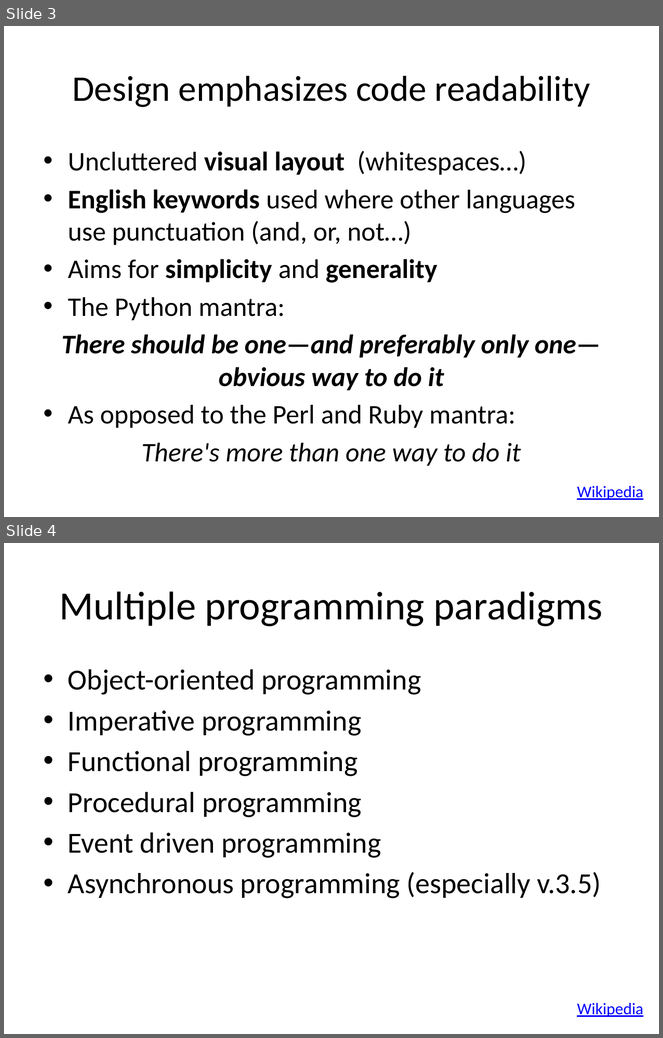
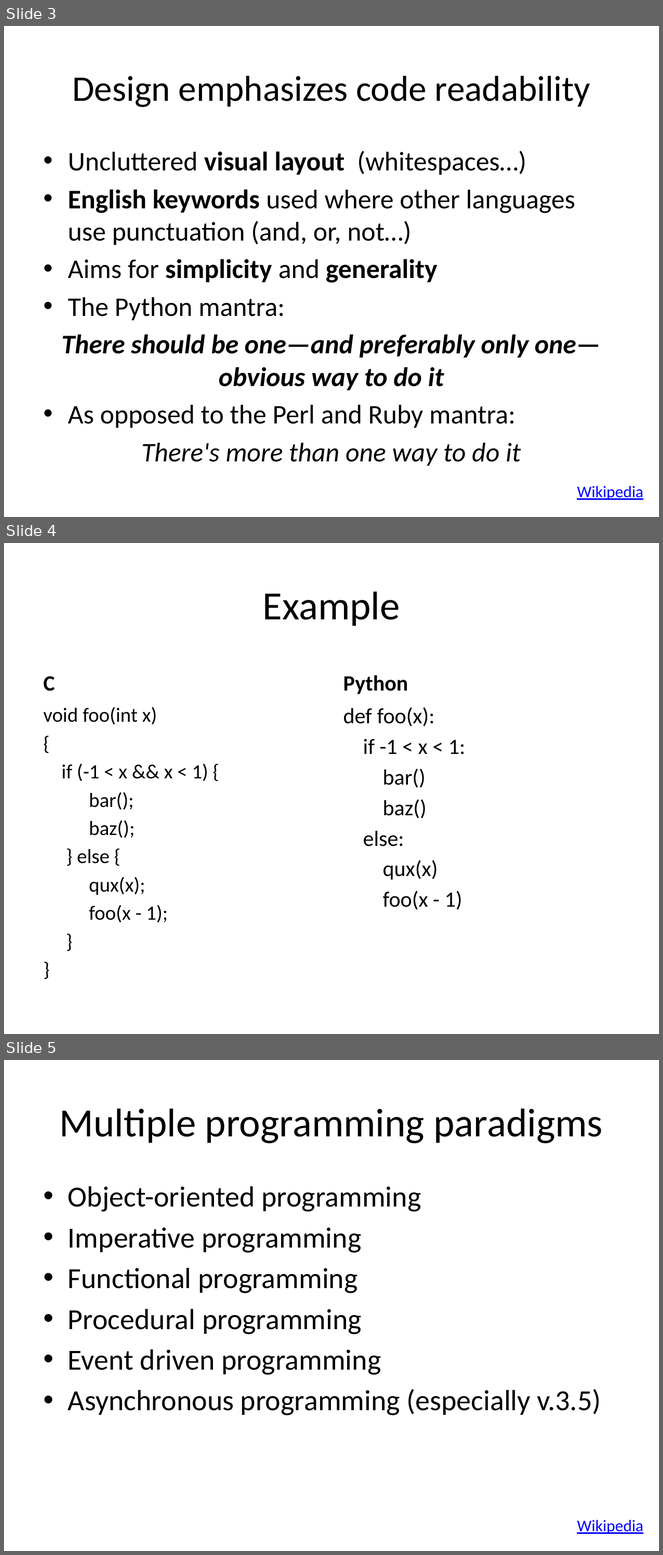
Before and after one commit to yoavram/Py4Eng, a slide deck: docs/Introduction to Python.pptx. Shown one above the other, each under a label of ours: slides 3 and 4 before the commit, slides 3, 4 and 5 after it. The pictures are 663x1038 and 663x1555 pixels, drawn with LibreOffice and Linux fonts; fonts in the diff are those of the drawing. Boxes give left, top, right and bottom in pixels: in the first picture for what was removed or moved away, otherwise in the second. Text is boxed around its words. In the diff, an @@ line names an element or a change of style, - is before the commit and + after.

Commit message:
revised

```diff
--- a/docs/Introduction to Python.pptx
+++ b/docs/Introduction to Python.pptx
@@ slide 4 added at box(4, 543, 659, 1034), background #FFFFFF @@
@@ title added at box(263, 591, 400, 626), 44 pt, text #000000 @@
+Example
@@ text added at box(44, 676, 55, 691), 24 pt, text #000000, bold @@
+C
@@ text added at box(344, 675, 409, 694), 24 pt, text #000000, bold @@
+Python
@@ text added at box(44, 707, 208, 923), 22.2 pt, text #000000 @@
+void foo(int x)
+{
+if (-1 < x && x < 1) {
+bar();
+baz();
+} else {
+qux(x);
+foo(x - 1);
+}
+}
@@ text added at box(344, 707, 465, 910), 24 pt, text #000000 @@
+def foo(x):
+if -1 < x < 1:
+bar()
+baz()
+else:
+qux(x)
+foo(x - 1)
@@ what was slide 4 is now slide 5 @@
```
